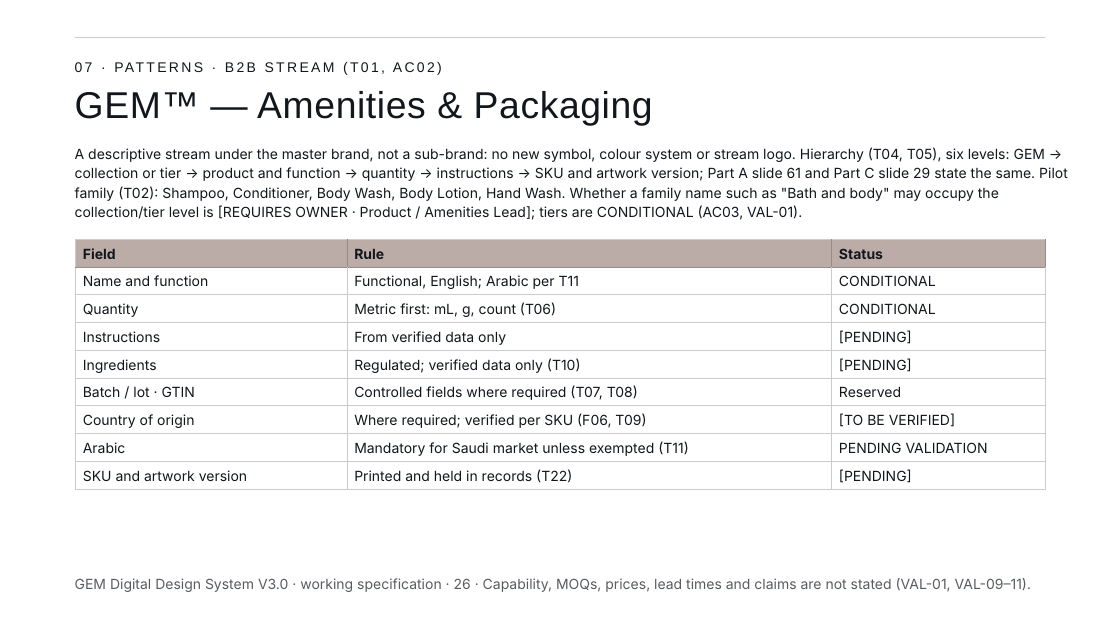
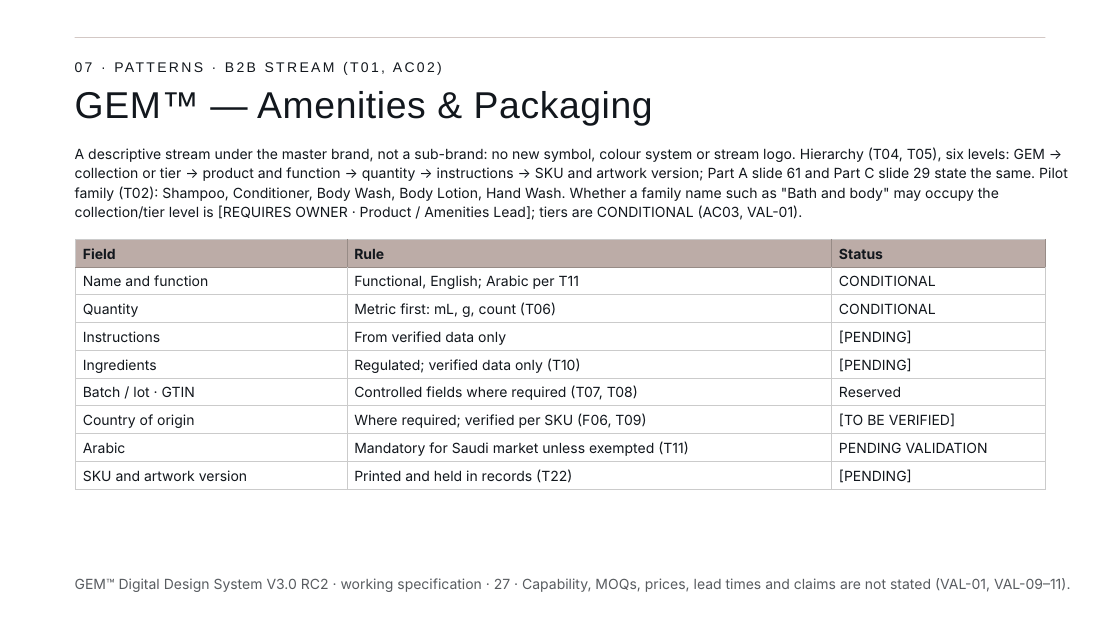
Before and after one commit to mashaelalh/GEM, a slide deck: slide 27 of PartB_RC2/01_source/B-RC2.pptx. Drawn at 1120x630 pixels with LibreOffice and Linux fonts; fonts in the diff are those of the drawing. Boxes give left, top, right and bottom in pixels: in the first picture for what was removed or moved away, otherwise in the second. Text is boxed around its words. In the diff, an @@ line names an element or a change of style, - is before the commit and + after.

```diff
--- a/PartB_RC2/01_source/B-RC2.pptx
+++ b/PartB_RC2/01_source/B-RC2.pptx
@@ text at (x1=75, y1=578, x2=1070, y2=592): text changed @@
-GEM Digital Design System V3.0 · working specification · 26 · Capability, MOQs, prices, lead times and claims are not stated (VAL-01, VAL-09–11).
+GEM™ Digital Design System V3.0 RC2 · working specification · 27 · Capability, MOQs, prices, lead times and claims are not stated (VAL-01, VAL-09–11).
```
Also in this commit, not shown: 33 other slides changed.
